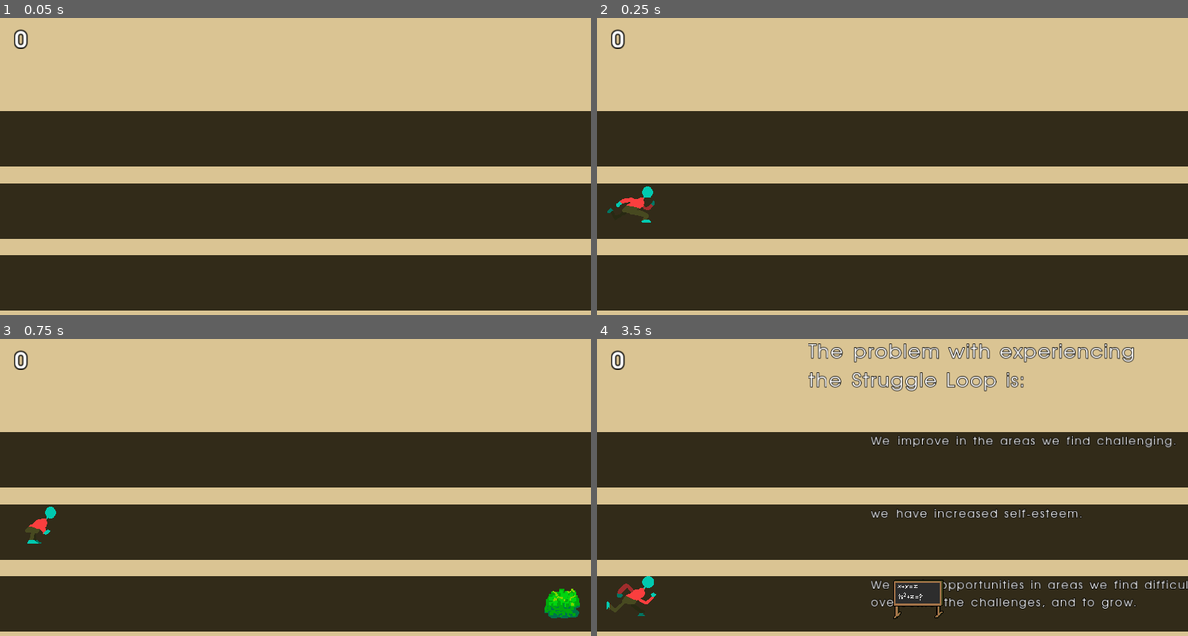
Above: before the commit, frames 1-4 (two rows, left to right).
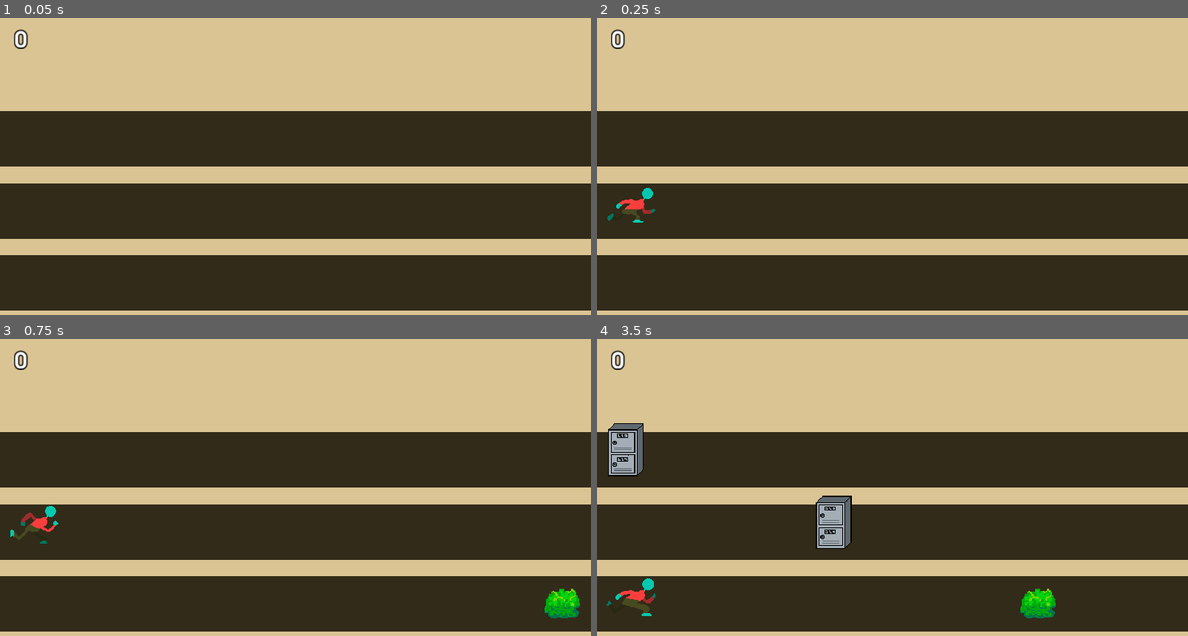
Above: after the commit, the same moments.

Repository: ayylol/ProjectTransitions
Game: Godot game, scene res://quiz_game/runner.tscn
Two runs of this game, one before a commit and one after it. Both use one fixed random seed, a clock stepped at 60 frames per second and the inputs below. This scene is started directly instead of the project's main scene.
Inputs:
- Up to frame 1 (0.05 s): no input
- Up to frame 2 (0.25 s): no input
- Up to frame 3 (0.75 s): tap Enter (ui_accept) at 0.5 s; hold D (right) from 0.53 s (still down)
- Up to frame 4 (3.5 s): tap Enter (ui_accept) at 0.77, 1.52, 3.02 s; release D (right) at 1.28 s; hold S (down) 1.28-2.03 s; hold D (right) 2.03-2.78 s; hold Up (ui_up) from 2.78 s (still down)

Frame 1 is identical in both runs. In frame 2, 0.2% of the frame differs, in the area x 1-10%, y 56-69%; in frame 3, 0.2%; in frame 4, 7.5%, in the area x 1-100%, y 1-95%.

Commit message:
changed question timer back to 10s

Diff:
--- a/quiz_game/runner.tscn
+++ b/quiz_game/runner.tscn
@@ -134,11 +134,12 @@
 scale = Vector2( 1.1625, 1.14062 )
 frames = SubResource( 15 )
 animation = "run1"
-frame = 2
+frame = 3
 speed_scale = 2.4
 playing = true
 
 [node name="QuestionTimer" type="Timer" parent="Game"]
+wait_time = 10.0
 one_shot = true
 autostart = true
 
